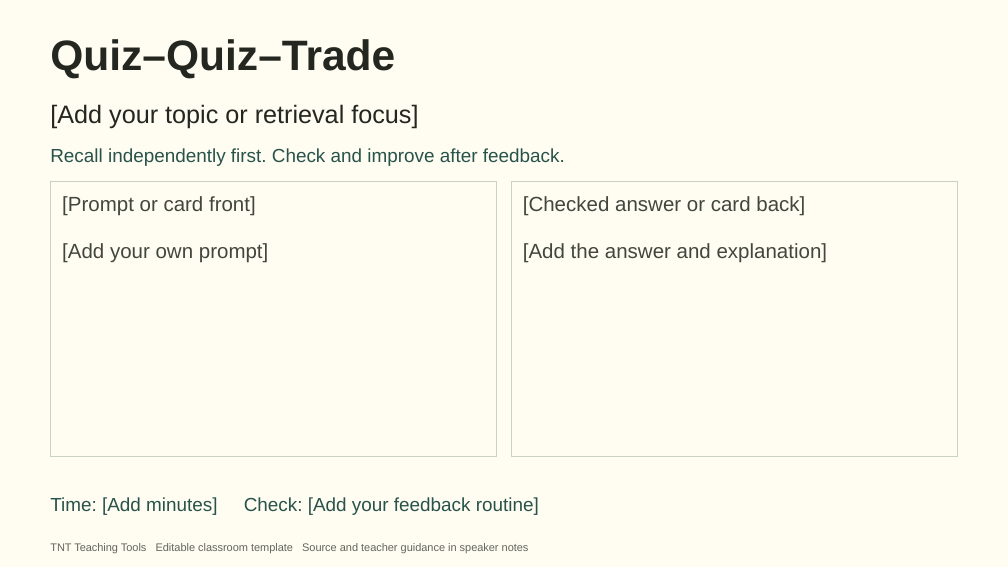
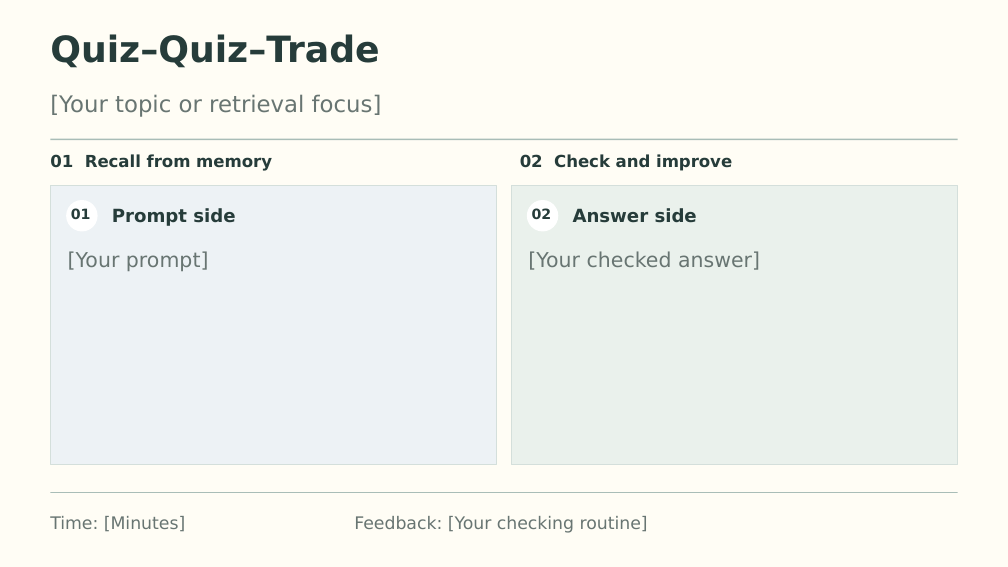
Before and after one commit to tnt-teaching-tools/cold-call-classroom, a slide deck: slide 5 of public/retrieval-powerpoint-templates.pptx. Drawn at 1008x567 pixels with LibreOffice and Linux fonts; fonts in the diff are those of the drawing. Boxes give left, top, right and bottom in pixels: in the first picture for what was removed or moved away, otherwise in the second. Text is boxed around its words. In the diff, an @@ line names an element or a change of style, - is before the commit and + after.

Commit message:
Refresh unbranded retrieval templates and link readable research summaries

```diff
--- a/public/retrieval-powerpoint-templates.pptx
+++ b/public/retrieval-powerpoint-templates.pptx
@@ background #FFFCF2 to #FFFDF5 @@
@@ text "Quiz–Quiz–Trade" at [50, 34, 379, 68]: size 40.5 to 34.5 pt, font Arial to DejaVu Sans, text colour #242720 to #263C3A @@
@@ text at [50, 94, 382, 117]: text changed; size 24 to 21.8 pt; font Arial to DejaVu Sans; text colour #242720 to #687572 @@
-[Add your topic or retrieval focus]
+[Your topic or retrieval focus]
@@ rectangle added at [51, 138, 958, 140], fill #A9BDB7 @@
@@ text added at [50, 154, 272, 171], 15.8 pt, text #263C3A, bold @@
+01 Recall from memory
@@ text at [520, 154, 732, 171]: text changed; size 18 to 15.8 pt; font Arial to DejaVu Sans; text colour #28534A to #263C3A; bold on @@
-Recall independently first. Check and improve after feedback.
+02 Check and improve
@@ rectangle: place and size @@
-rectangle at [51, 181, 498, 457]
+rectangle at [51, 186, 498, 465]
@@ rectangle at [51, 186, 498, 465]: fill none to #EDF2F5; outline #CBD0C4 0.75 pt to #D4DFDB 0.75 pt @@
@@ text in rectangle at [62, 196, 268, 263]: text removed @@
-[Prompt or card front]
-[Add your own prompt]
@@ ellipse added at [67, 200, 98, 232], fill #FFFFFF @@
@@ text added at [71, 208, 91, 219], 13.5 pt, text #263C3A, bold @@
+01
@@ text added at [112, 208, 235, 226], 17.2 pt, text #263C3A, bold @@
+Prompt side
@@ rectangle: place and size @@
-rectangle at [511, 181, 958, 457]
+rectangle at [511, 186, 958, 465]
@@ rectangle at [511, 186, 958, 465]: fill none to #EAF1EC; outline #CBD0C4 0.75 pt to #D4DFDB 0.75 pt @@
@@ text in rectangle at [523, 196, 828, 263]: text removed @@
-[Checked answer or card back]
-[Add the answer and explanation]
@@ ellipse added at [527, 200, 559, 232], fill #FFFFFF @@
@@ text added at [532, 208, 552, 219], 13.5 pt, text #263C3A, bold @@
+02
@@ text added at [573, 208, 697, 223], 17.2 pt, text #263C3A, bold @@
+Answer side
@@ text added at [68, 251, 209, 271], 19.5 pt, text #687572 @@
+[Your prompt]
@@ text added at [528, 251, 760, 270], 19.5 pt, text #687572 @@
+[Your checked answer]
@@ text removed at [50, 497, 539, 515] @@
-Time: [Add minutes] Check: [Add your feedback routine]
@@ rectangle added at [51, 492, 958, 493], fill #A9BDB7 @@
@@ text added at [50, 516, 185, 532], 16.5 pt, text #687572 @@
+Time: [Minutes]
@@ text added at [354, 516, 648, 533], 16.5 pt, text #687572 @@
+Feedback: [Your checking routine]
@@ text removed at [50, 543, 529, 553] @@
-TNT Teaching Tools Editable classroom template Source and teacher guidance in speaker notes
```
Also in this commit, not shown: 12 other slides changed, 1 slide added, 1 slide removed, 42 other files.
